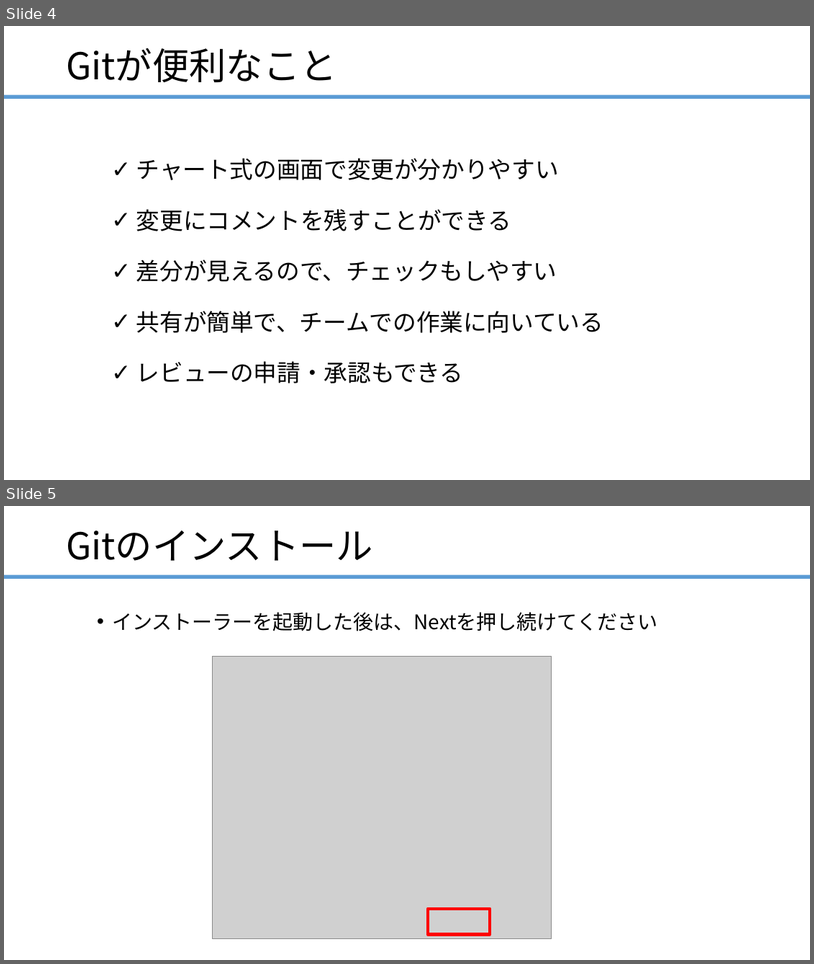
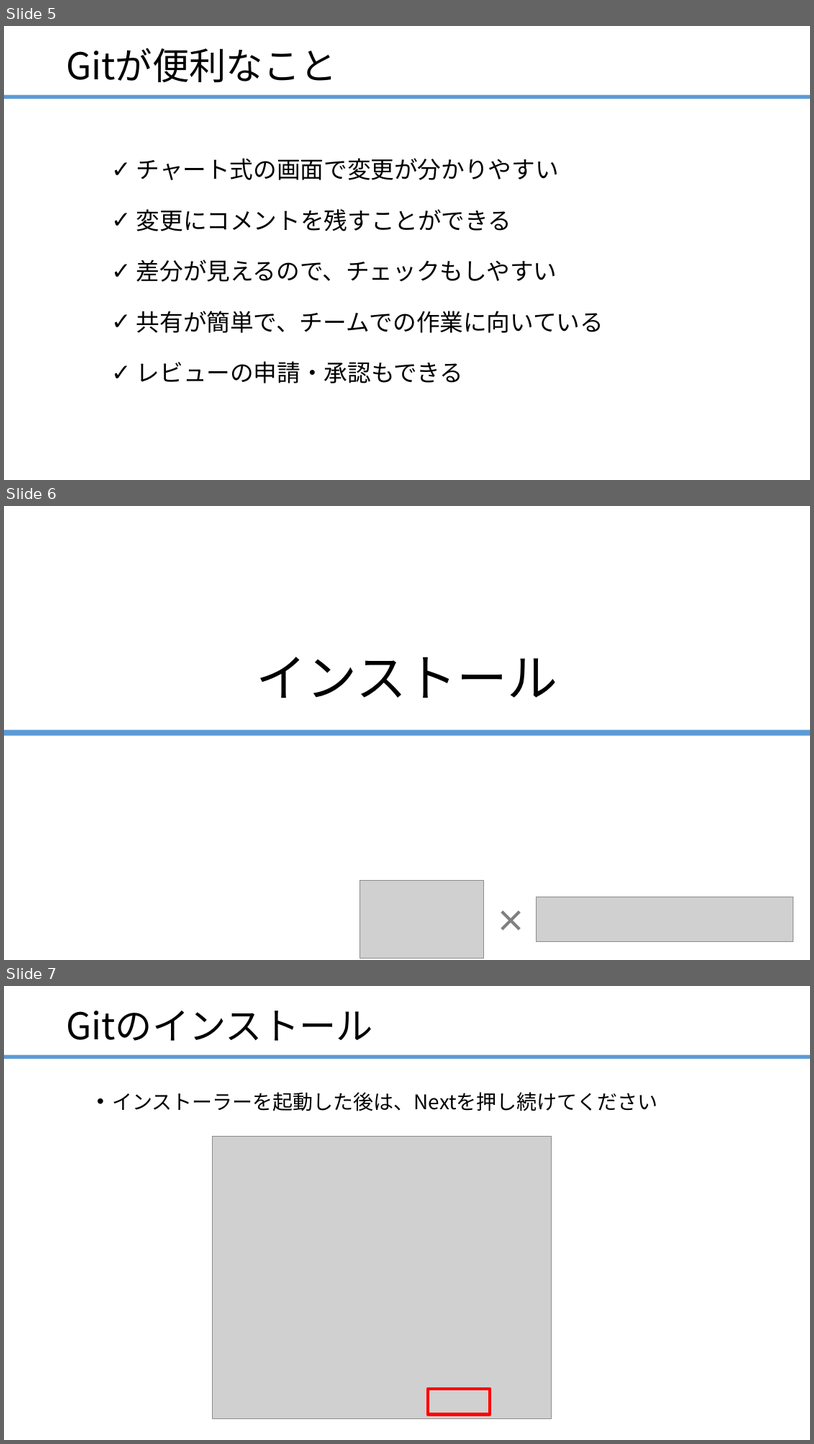
Before and after one commit to ainsAins/git4beginners, a slide deck: ハンズオン_Git入門.pptx. Shown one above the other, each under a label of ours: slides 4 and 5 before the commit, slides 5, 6 and 7 after it. The pictures are 814x964 and 814x1444 pixels, drawn with LibreOffice and Linux fonts; fonts in the diff are those of the drawing; grey boxes stand for pictures. Boxes give left, top, right and bottom in pixels: in the first picture for what was removed or moved away, otherwise in the second. Text is boxed around its words. In the diff, an @@ line names an element or a change of style, - is before the commit and + after.

```diff
--- a/ハンズオン_Git入門.pptx
+++ b/ハンズオン_Git入門.pptx
@@ slide 6 added at box(4, 506, 810, 960), background #FFFFFF @@
@@ title added at box(257, 656, 558, 698), 60 pt, text #000000 @@
+インストール
@@ rectangle added at box(4, 730, 810, 736), fill #5B9BD5 @@
@@ picture added at box(360, 880, 484, 958) @@
@@ text added at box(491, 898, 530, 942), 36 pt, text #808080, bold @@
+×
@@ picture added at box(537, 897, 794, 942) @@
@@ what was slide 4 is now slide 5 @@
@@ what was slide 5 is now slide 7 @@
```
Also in this commit, not shown: 1 slide changed, 4 other slides added, 1 slide removed.
